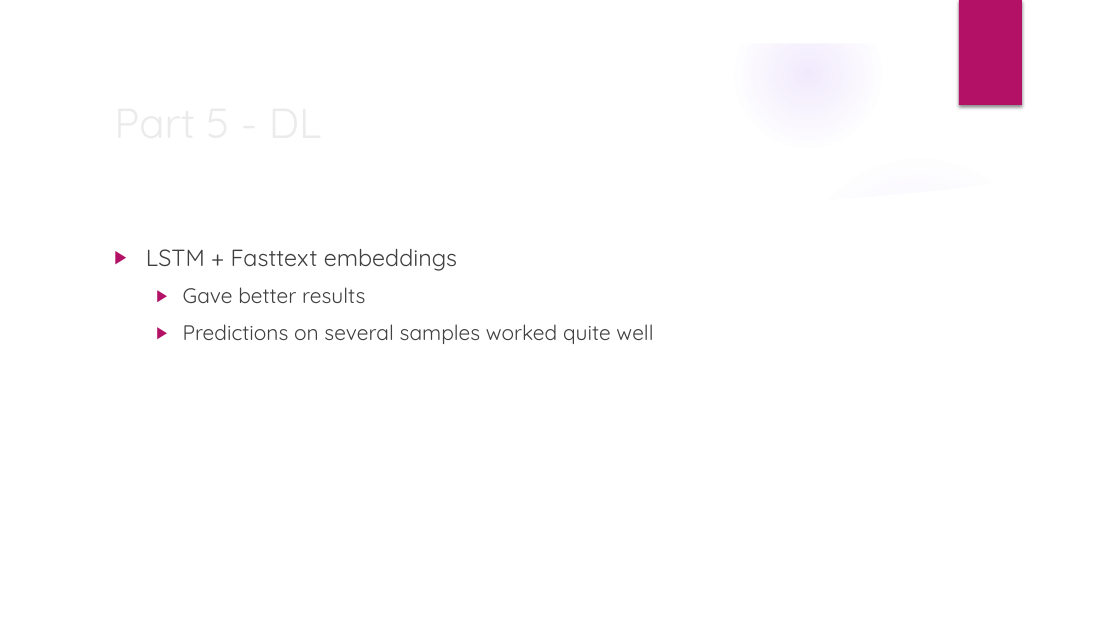
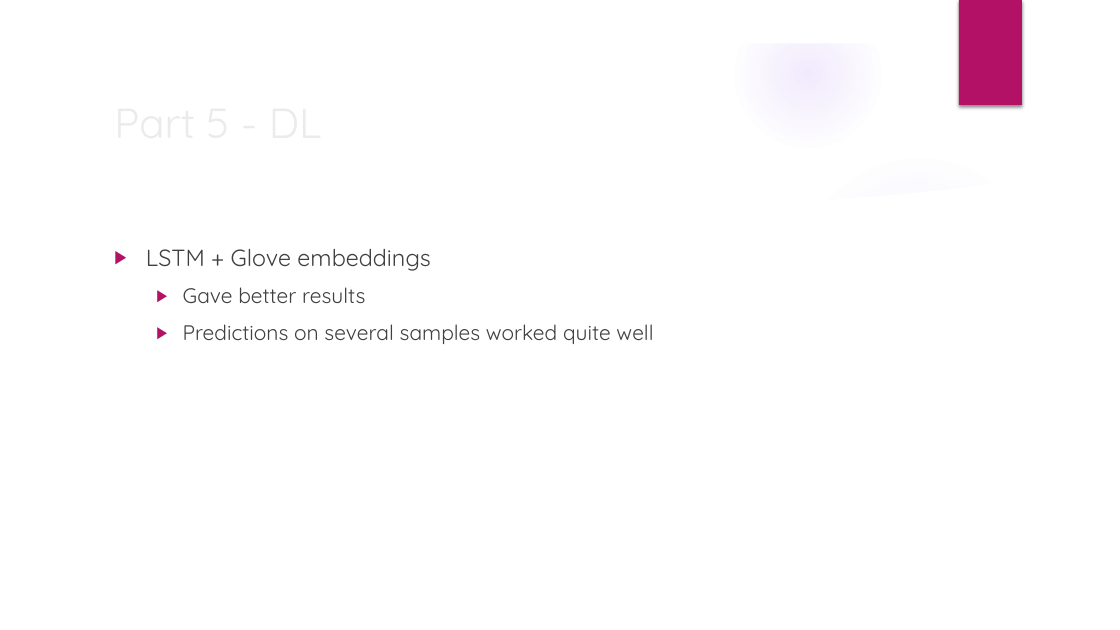
Before and after one commit to TCDSNirShani/IMDbReviewsAnalyzer, a slide deck: slide 12 of Project Status.pptx. Drawn at 1120x630 pixels with LibreOffice and Linux fonts; fonts in the diff are those of the drawing; background and template pictures are left out. Boxes give left, top, right and bottom in pixels: in the first picture for what was removed or moved away, otherwise in the second. Text is boxed around its words. In the diff, an @@ line names an element or a change of style, - is before the commit and + after.

```diff
--- a/Project Status.pptx
+++ b/Project Status.pptx
@@ text at box(146, 249, 430, 271): text changed @@
-▶ LSTM + Fasttext embeddings
+▶ LSTM + Glove embeddings
```
Also in this commit, not shown: 1 other file.
